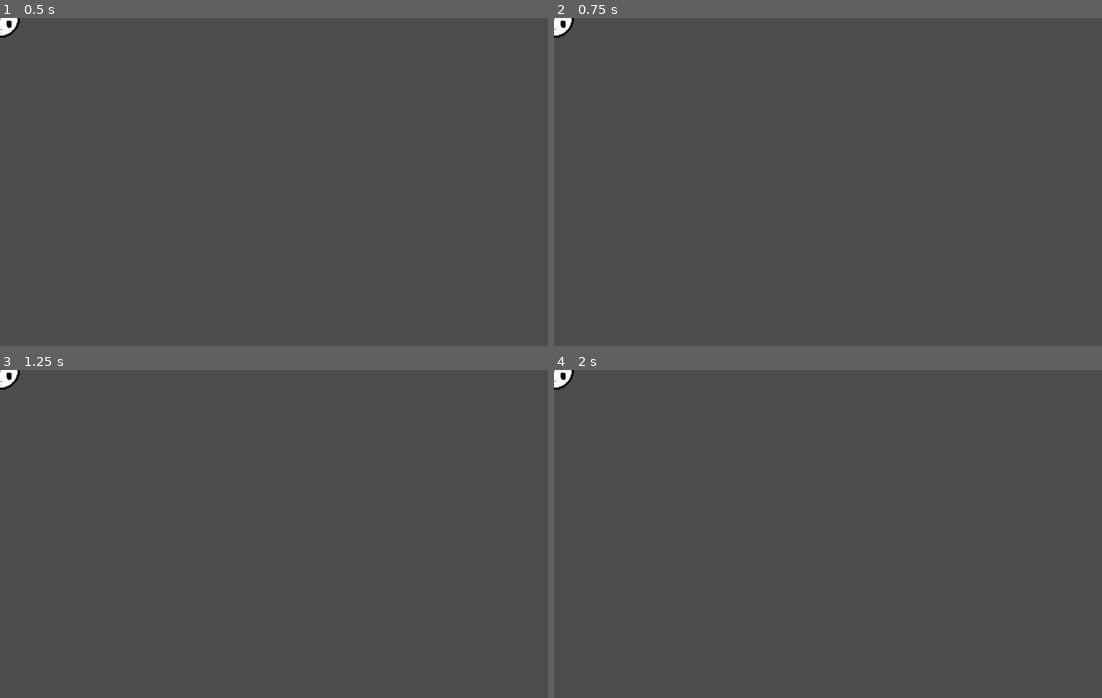
Above: before the commit, frames 1-4 (two rows, left to right).
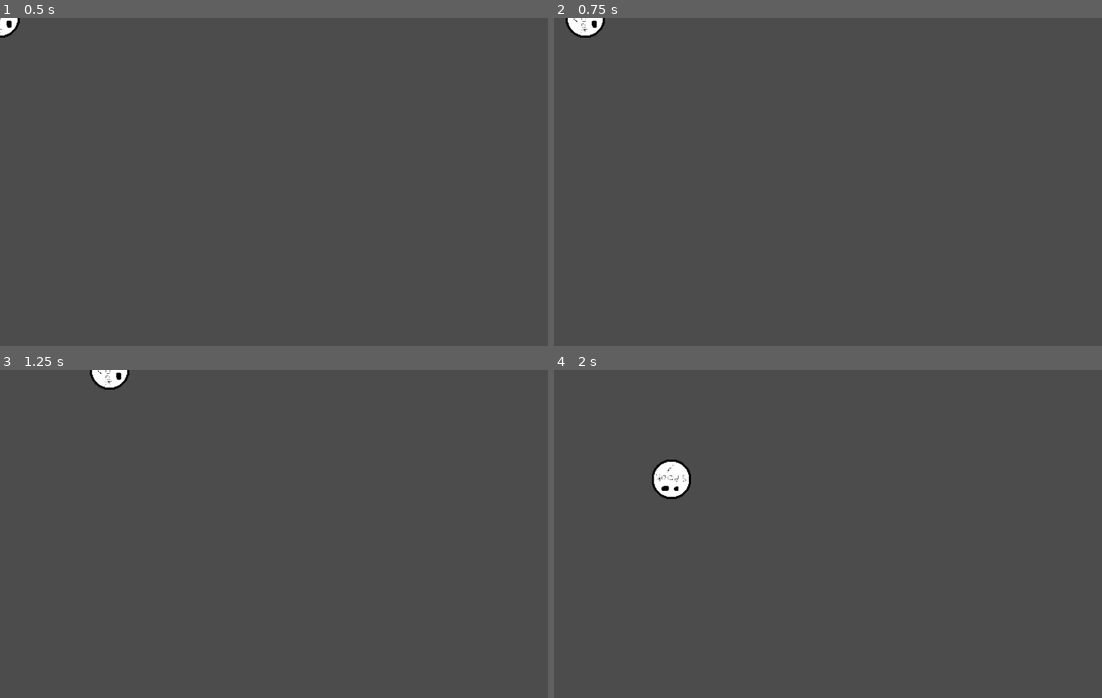
Above: after the commit, the same moments.

Repository: Solid-Squid-Contingent/LD-48
Game: Godot game, scene res://scenes/Player.tscn
Same seed, same stepped clock (60 frames per second), same inputs: the game is played once before the commit and once after it. This scene is started directly instead of the project's main scene.
Inputs (mouse positions are in pixels of both pictures, inside the frame that each line leads up to):
- Up to frame 1 (0.5 s): no input
- Up to frame 2 (0.75 s): tap Enter at 0.5 s; move the mouse to (948, 165) at 0.52 s; press the mouse at (948, 165) at 0.53 s; hold D (right) from 0.53 s (still down)
- Up to frame 3 (1.25 s): keep holding D (right)
- Up to frame 4 (2 s): move the mouse to (718, 550) at 1.27 s; release D (right) at 1.28 s; release the mouse at (718, 550) at 1.28 s; hold S (down) from 1.28 s (still down); click (718, 550) at 1.35 s

Frame 1 is identical in both runs. In frame 2, 0.5% of the frame differs, in the area x 0-10%, y 0-7%; in frame 3, 0.5%; in frame 4, 0.9%, in the area x 0-25%, y 0-40%.
Error before the commit: Parse Error: Can't preload resource at path: res://resources/graphics/player.png (res://scripts/Player.gd:4)
Error after the commit: Invalid get index '0' (on base: 'Array'). (res://scripts/Player.gd:48)

Commit message:
Add multiple enemy types; fix resource paths

Diff:
--- a/scenes/PressurePlate.tscn
+++ b/scenes/PressurePlate.tscn
@@ -1,7 +1,7 @@
 [gd_scene load_steps=4 format=2]
 
 [ext_resource path="res://scripts/PressurePlate.gd" type="Script" id=1]
-[ext_resource path="res://resources/graphics/pressurePlate.png" type="Texture" id=2]
+[ext_resource path="res://resources/graphics/traps/pressurePlate.png" type="Texture" id=2]
 
 [sub_resource type="RectangleShape2D" id=1]
 extents = Vector2( 20.0869, 19.9246 )
@@ -16,7 +16,6 @@
 texture = ExtResource( 2 )
 
 [node name="CollisionShape2D" type="CollisionShape2D" parent="."]
-scale = Vector2( 1, 1 )
 shape = SubResource( 1 )
 
 [connection signal="body_entered" from="." to="." method="_on_PressurePlate_body_entered"]
--- a/scripts/Enemy.gd
+++ b/scripts/Enemy.gd
@@ -28,11 +28,30 @@
 onready var enemyScene = load("res://scenes/Enemy.tscn")
 
 class Stats:
-	var drunkPathfinding: bool = false
-	var demolition: bool = true
-	var speed: int = 100
-	var maxHealth: int = 100
-	var health: int = maxHealth
+	var drunkPathfinding: bool
+	var demolition: bool
+	var speed: int
+	var maxHealth: int
+	var health: int
+	var texturePath: String
+
+	func _init(drunkPathfinding_ = false,
+		demolition_ = false,
+		speed_ = 100,
+		maxHealth_ = 100,
+		texturePath_ = "evilBellPepper.png"):
+
+		drunkPathfinding = drunkPathfinding_
+		demolition = demolition_
+		speed = speed_
+		maxHealth = maxHealth_
+		health = maxHealth
+		texturePath = texturePath_
+
+	func duplicate():
+		var s = Stats.new(drunkPathfinding, demolition, speed, maxHealth, texturePath)
+		s.health = health
+		return s
 
 var individualStats = [Stats.new()]
 var groupStats: Stats = Stats.new()
@@ -119,6 +138,7 @@
 	groupStats.speed = 0
 	groupStats.maxHealth = 0
 	groupStats.health = 0
+	groupStats.texturePath = individualStats[0].texturePath
 
 	for stat in individualStats:
 		if !stat.drunkPathfinding:
@@ -128,6 +148,8 @@
 		groupStats.speed += stat.speed
 		groupStats.maxHealth += stat.maxHealth
 		groupStats.health += stat.health
+		if stat.texturePath != groupStats.texturePath:
+			groupStats.texturePath = "mixedBellPepper.png"
 
 	groupStats.speed /= individualStats.size()
 	updateRendering()
@@ -234,6 +256,7 @@
 
 func updateRendering():
 	$Label.text = String(individualStats.size())
+	$Sprite.texture = load("res://resources/graphics/enemies/" + groupStats.texturePath)
 
 func _physics_process(delta):
 	if (nextWaypoint-position).length() < 5 or nextWaypoint.x < 0:
--- a/scripts/EnemySpawner.gd
+++ b/scripts/EnemySpawner.gd
@@ -1,6 +1,16 @@
 extends Sprite
 
 onready var enemyScene = preload("res://scenes/Enemy.tscn")
+
+#drunkPathfinding: bool
+#demolition: bool
+#speed: int
+#maxHealth: int
+#texturePath: String
+var enemyTypes = [
+	Enemy.Stats.new(false, false, 100, 100, "evilBellPepper.png"),
+	Enemy.Stats.new(false, true, 50, 100, "fancyBellPepper.png")
+]
 
 var waves = []
 
@@ -12,11 +22,19 @@
 	for _i in range(rand_range(2,10)):
 		var enemy : Enemy = enemyScene.instance()
 		enemy.individualStats = []
+		var type = null
+		if randf() <= 0.5:
+			type = enemyTypes[randi() % enemyTypes.size()]
+
 		for _u in range(rand_range(2,5)):
-			enemy.individualStats.append(Enemy.Stats.new())
+			if type:
+				enemy.individualStats.append(type.duplicate())
+			else:
+				enemy.individualStats.append(enemyTypes[randi() % enemyTypes.size()].duplicate())
 		enemy.updateGroupStats()
 		wave.append(enemy)
 	waves.append(wave)
+
 func spawnEnemy():
 	while waves.size() < 3:
 		generateWave()
--- a/scripts/Player.gd
+++ b/scripts/Player.gd
@@ -1,8 +1,8 @@
 extends KinematicBody2D
 class_name Player
 
-var pharaohImage = preload("res://resources/graphics/player.png")
-var buildingImage = preload("res://resources/graphics/buildingPharaoh.png")
+var pharaohImage = preload("res://resources/graphics/player/player.png")
+var buildingImage = preload("res://resources/graphics/player/buildingPharaoh.png")
 
 var layout: TileMap
 export var speed : int = 200
--- a/scripts/PressurePlate.gd
+++ b/scripts/PressurePlate.gd
@@ -2,8 +2,8 @@
 
 var bodiesOnPlate = 0
 
-var notPressedImage = preload("res://resources/graphics/pressurePlate.png")
-var pressedImage = preload("res://resources/graphics/pressurePlatePressed.png")
+var notPressedImage = preload("res://resources/graphics/traps/pressurePlate.png")
+var pressedImage = preload("res://resources/graphics/traps/pressurePlatePressed.png")
 
 var player
 
Binary file added: resources/graphics/enemies/fancyBellPepper.png
Not shown, added: resources/graphics/enemies/fancyBellPepper.png.import
Binary file added: resources/graphics/enemies/mixedBellPepper.png
Not shown, added: resources/graphics/enemies/mixedBellPepper.png.import
